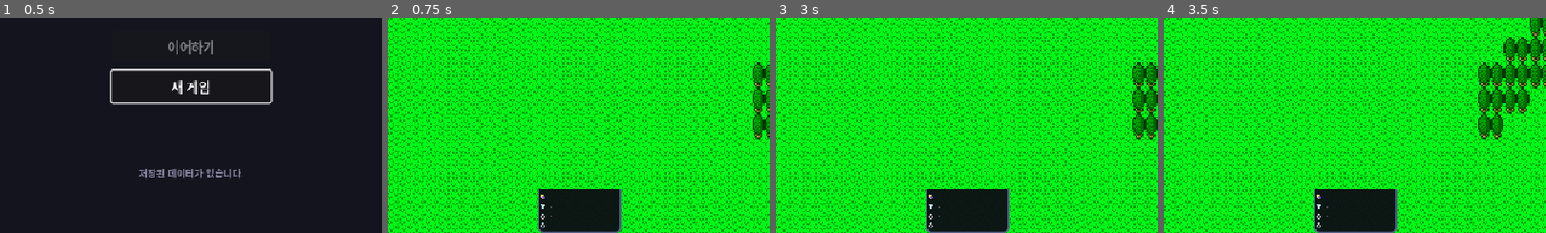
Above: before the commit, frames 1-4 (left to right).
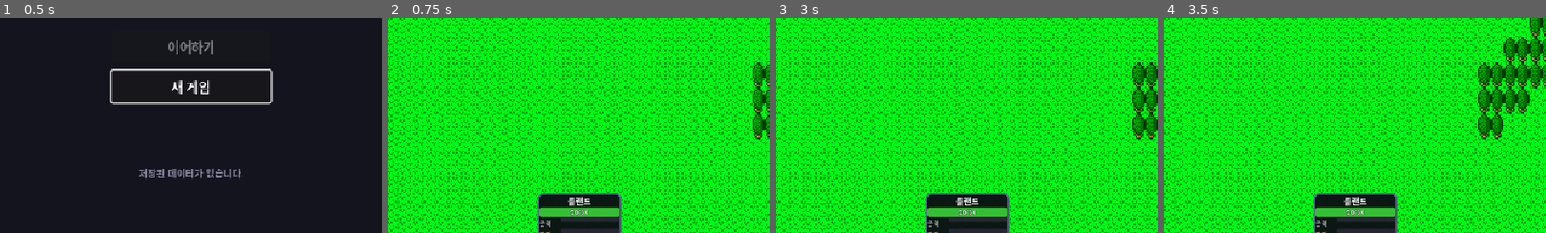
Above: after the commit, the same moments.

Repository: limmmmmmn/Appears-Appears
Game: Godot game, scene res://scenes/main/Main.tscn
Same seed, same stepped clock (60 frames per second), same inputs: the game is played once before the commit and once after it.
Inputs (mouse positions are % of the whole screen's width and height, from its top left):
- Up to frame 1 (0.5 s): no input
- Up to frame 2 (0.75 s): click "새 게임" at 0.5 s
- Up to frame 3 (3 s): click "☰" at 1.25 s; click "게임 계속" at 2 s; tap Enter at 2.75, 2.85 s; move the mouse to (72, 45) at 2.77 s; hold Right (ui_right) from 2.78 s (still down); click (72, 45) at 2.92 s
- Up to frame 4 (3.5 s): keep holding Right (ui_right); tap Space at 3.02 s
The pictures show only the part of the screen within x 25-75%, y 50-100%; the shares and areas given below are measured in that part.

Frame 1 is identical in both runs. In frame 2, 2.5% of the frame differs, in the area x 39-62%, y 79-100%; in frame 3, 2.5%; in frame 4, 2.5%.

Commit message:
refactor: 파티 카드 hover 애니메이션 단순화
- 복잡한 클리핑 구조 제거
- 전체 cards_container를 위아래로 이동하는 방식으로 변경
- 컨테이너를 y=90 위치에서 시작 (상단 50px만 보임)
- hover시 y=0으로 이동하여 전체 카드 표시
- BottomPartyCards에 clip_contents 활성화

https://claude.ai/code/session_01HMJ2TZbvfDboco6XHexxSY

Diff:
--- a/scenes/ui/BottomPartyCards.tscn
+++ b/scenes/ui/BottomPartyCards.tscn
@@ -3,6 +3,7 @@
 [ext_resource type="Script" path="res://scripts/ui/field/BottomPartyCards.gd" id="1_script"]
 
 [node name="BottomPartyCards" type="Control"]
+clip_contents = true
 anchors_preset = 12
 anchor_top = 1.0
 anchor_right = 1.0
--- a/scripts/ui/field/BottomPartyCards.gd
+++ b/scripts/ui/field/BottomPartyCards.gd
@@ -1,17 +1,14 @@
 extends Control
 class_name BottomPartyCards
-## 하단 파티 카드 UI - 파티원당 개별 카드
-## 평소에는 상단만 보이고, 마우스 hover시 위로 올라옴
+## 하단 파티 카드 UI - 마우스 hover시 위로 슬라이드
 
 const SLOT_ICONS := {"main_hand": "⚔", "off_hand": "🛡", "head": "👒", "body": "👕", "acc1": "💍", "acc2": "💍"}
 const SLOT_ORDER := ["main_hand", "off_hand", "head", "body", "acc1", "acc2"]
 
 # 카드 크기
 const CARD_WIDTH := 105
-const CARD_HEIGHT := 140  # 줄인 높이
-const CARD_VISIBLE_HEIGHT := 55  # 평소 보이는 높이 (이름 + HP + 공격바)
-const CARD_SPACING := 6
-const HOVER_OFFSET := 85  # 마우스 hover시 올라가는 높이
+const CARD_HEIGHT := 140
+const CARD_HIDDEN_OFFSET := 90  # 숨겨질 때 아래로 이동하는 양
 
 # 색상
 const HP_COLOR_HIGH := Color(0.2, 0.75, 0.2)
@@ -26,9 +23,7 @@
 
 # 카드 데이터
 class HeroCard:
-	var wrapper: Control  # 마우스 감지용 (항상 큰 크기)
-	var clip_container: Control  # 클리핑용 (크기 변경)
-	var panel: PanelContainer  # 실제 카드 패널
+	var panel: PanelContainer
 	var name_label: Label
 	var hp_bar: ProgressBar
 	var hp_label: Label
@@ -39,12 +34,15 @@
 	var equip_rows: Dictionary = {}
 	var hero_index: int = -1
 	var hero_id: String = ""
-	var is_hovered: bool = false
+	var tween: Tween = null
 
 var hero_cards: Array[HeroCard] = []
 
 
 func _ready() -> void:
+	# 컨테이너를 아래로 이동시켜 카드 일부만 보이게
+	if cards_container:
+		cards_container.position.y = CARD_HIDDEN_OFFSET
 	_connect_signals()
 	call_deferred("_initial_setup")
 
@@ -77,7 +75,6 @@
 
 
 func _rebuild_cards() -> void:
-	## 파티원 수에 맞게 카드 재구성
 	hero_cards.clear()
 
 	if cards_container:
@@ -92,35 +89,22 @@
 			continue
 		var card := _create_hero_card(i)
 		hero_cards.append(card)
-		cards_container.add_child(card.wrapper)
+		cards_container.add_child(card.panel)
 
 
 func _create_hero_card(index: int) -> HeroCard:
 	var card := HeroCard.new()
 	card.hero_index = index
 
-	# 외부 래퍼 (마우스 감지용 - 항상 큰 크기, 투명)
-	card.wrapper = Control.new()
-	card.wrapper.custom_minimum_size = Vector2(CARD_WIDTH, CARD_HEIGHT)
-	card.wrapper.set_meta("card_index", index)
-
-	# 클리핑 컨테이너 (하단에 위치, 크기 변경됨)
-	card.clip_container = Control.new()
-	card.clip_container.clip_contents = true
-	card.clip_container.custom_minimum_size = Vector2(CARD_WIDTH, CARD_VISIBLE_HEIGHT)
-	card.clip_container.position = Vector2(0, CARD_HEIGHT - CARD_VISIBLE_HEIGHT)
-	card.wrapper.add_child(card.clip_container)
-
-	# 메인 패널 (클리핑 컨테이너 안)
+	# 메인 패널
 	card.panel = PanelContainer.new()
 	card.panel.custom_minimum_size = Vector2(CARD_WIDTH, CARD_HEIGHT)
-	card.panel.position = Vector2(0, -(CARD_HEIGHT - CARD_VISIBLE_HEIGHT))
+	card.panel.set_meta("card_index", index)
 	_style_card_panel(card.panel)
-	card.clip_container.add_child(card.panel)
 
 	# 마우스 이벤트 연결
-	card.wrapper.mouse_entered.connect(_on_card_mouse_entered.bind(card))
-	card.wrapper.mouse_exited.connect(_on_card_mouse_exited.bind(card))
+	card.panel.mouse_entered.connect(_on_card_mouse_entered.bind(card))
+	card.panel.mouse_exited.connect(_on_card_mouse_exited.bind(card))
 
 	# 내부 VBox
 	var vbox := VBoxContainer.new()
@@ -168,7 +152,6 @@
 	card.atb_section.add_theme_constant_override("separation", 1)
 	vbox.add_child(card.atb_section)
 
-	# 기본 공격 ATB
 	var basic_row := _create_atb_row("공격")
 	card.basic_atb_bar = basic_row.get_node("Bar")
 	card.atb_section.add_child(basic_row)
@@ -192,37 +175,22 @@
 
 
 func _on_card_mouse_entered(card: HeroCard) -> void:
-	card.is_hovered = true
 	_animate_card(card, true)
 
 
 func _on_card_mouse_exited(card: HeroCard) -> void:
-	card.is_hovered = false
 	_animate_card(card, false)
 
 
-func _animate_card(card: HeroCard, expand: bool) -> void:
+func _animate_card(card: HeroCard, show_full: bool) -> void:
 	# 기존 tween 취소
-	if card.panel.has_meta("tween"):
-		var old_tween = card.panel.get_meta("tween")
-		if old_tween and old_tween.is_valid():
-			old_tween.kill()
-
-	var tween := create_tween()
-	tween.set_parallel(true)
-
-	if expand:
-		# 클리핑 영역 확장 + 패널 위치 조정
-		tween.tween_property(card.clip_container, "position", Vector2(0, 0), 0.1)
-		tween.tween_property(card.clip_container, "custom_minimum_size", Vector2(CARD_WIDTH, CARD_HEIGHT), 0.1)
-		tween.tween_property(card.panel, "position", Vector2(0, 0), 0.1)
-	else:
-		# 클리핑 영역 축소 + 패널 위치 조정
-		tween.tween_property(card.clip_container, "position", Vector2(0, CARD_HEIGHT - CARD_VISIBLE_HEIGHT), 0.12)
-		tween.tween_property(card.clip_container, "custom_minimum_size", Vector2(CARD_WIDTH, CARD_VISIBLE_HEIGHT), 0.12)
-		tween.tween_property(card.panel, "position", Vector2(0, -(CARD_HEIGHT - CARD_VISIBLE_HEIGHT)), 0.12)
-
-	card.panel.set_meta("tween", tween)
+	if card.tween and card.tween.is_valid():
+		card.tween.kill()
+
+	card.tween = create_tween()
+
+	var target_y: float = 0.0 if show_full else CARD_HIDDEN_OFFSET
+	card.tween.tween_property(cards_container, "position:y", target_y, 0.12)
 
 
 func _style_card_panel(panel: PanelContainer) -> void:
